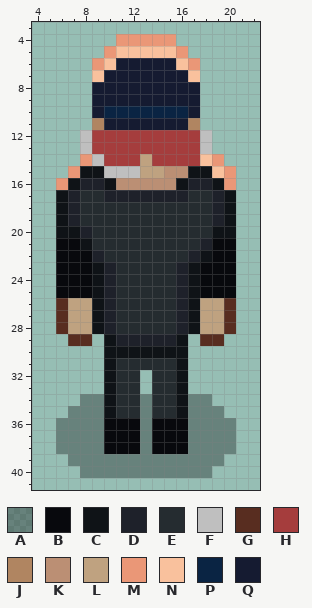
Pixel-art sprite: art/corporation/villains/Corporation Security T1_run_right3.png. The picture above is the old version.
The file is 27x42 pixels. Shown: x 4..22, y 3..41.
Palette (. is transparent): A #00000050  B #08090d  C #0f1317  D #1e212a  E #252c30  F #bfbfbf  G #582d20  H #a53d3d  J #b08561  K #bb8f74  L #bfa280  M #ea9777  N #f9c19d  P #0a2443  Q #151b31
Pixels before, first column x 6:
 4 .....MMMMM.....
 5 ....MNNNNNM....
 6 ...MNQQQQQNM...
 7 ...NQQQQQQQN...
 8 ...QQQQQQQQQ...
 9 ...QQQQQQQQQ...
10 ...QPPPPPPPQ...
11 ...JQQQQQQQJ...
12 ..FHHHHHHHHHF..
13 ..FHHHHHHHHHF..
14 ..MFHHHLHHHHNM.
15 .MCCFFFLLKKCCNM
16 MCDDCKKKKKCDDCM
17 CDEEDDDDDDDEEDC
18 CDEEEEEEEEEEEDC
19 CDEEEEEEEEEEEDC
20 CCDEEEEEEEEEECC
21 BBCEEEEEEEEEDBB
22 BBBDEEEEEEEDCBB
23 BBBCDEEEEEDCBBB
24 BBBCDEEEEEDCBBB
25 BBBCDEEEEEDCBBB
26 GLLCDEEEEEDCLLG
27 GLLCDEEEEEDCLLG
28 GLLCDEEEEEDCLLG
29 .GG.CDDDDDC.GG.
30 ....CCCCCCC....
31 ....CEEEEEC....
32 ....CEE.EEC....
33 ....CEE.EEC....
34 ..AACEEAEECAA..
35 .AAACEEAEECAAA.
36 AAAABBBABBBAAAA
37 AAAABBBABBBAAAA
38 AAAABBBABBBAAAA
39 .AAAAAAAAAAAAA.
40 ..AAAAAAAAAAA..
The same view after the edit:
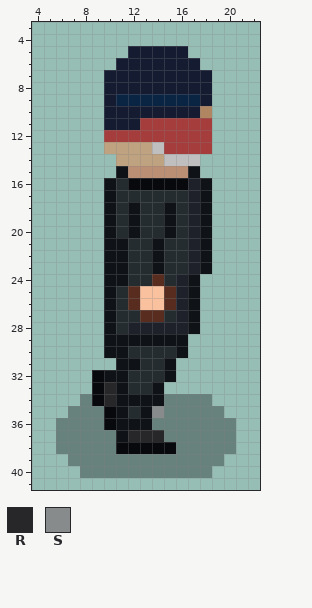
Colours new in this view: R #272729  S #878b8c
Commit message: Corporation Security T1 runs right correctly, without a mannequinn behind him.
Difference:
Changed rows in their new state; - is an unchanged pixel.
first column x 6:
 4 -----.....-----
 5 ----..QQQQQ----
 6 ---..-----QQ---
 7 ---.-------QQ--
 8 ---.--------Q--
 9 ---.-PPPPPPPQ--
10 ---.QQQQQQQ-J--
11 ---.---HHHHHH--
12 --..--------H--
13 --..LLLLF---H--
14 --...LL-LFFF..-
15 -....CKKK---...
16 ....-EBBBBB-C..
17 ....CEEEEEEDC..
18 ....C-C--C-DC..
19 ....C-C--C-DC..
20 ....C-C--C-DC..
21 ....CC--C--DC..
22 ....CC--C----..
23 ....CC--C-EDC..
24 ....CC--G---...
25 ....C-GNNG--...
26 ....C-GNNG--...
27 ....C--GG---...
28 ....C-DDDD--...
29 -..--CCCCC--..-
30 ------EEEE-----
31 ----.CC--C.----
32 ---B-C-E-C.----
33 ---BRC-EC..----
34 ---BRCCCCAA----
35 ----BC-CSAA----
36 -----CCCAAA----
37 ----ACRRRAA----
38 ----A--B--A----
